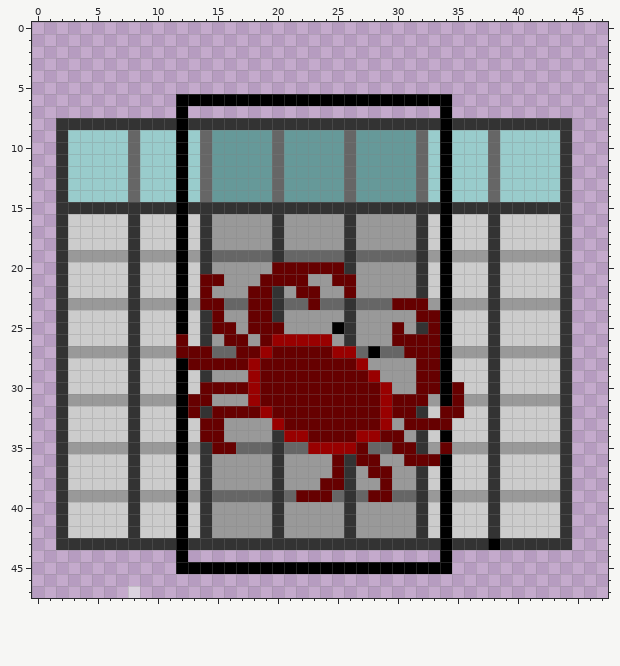
File history of a pixel-art sprite, inst/images/mutate2_w_trans.png. Above: the version before the commit.
The file is 48x48 pixels.
New version:
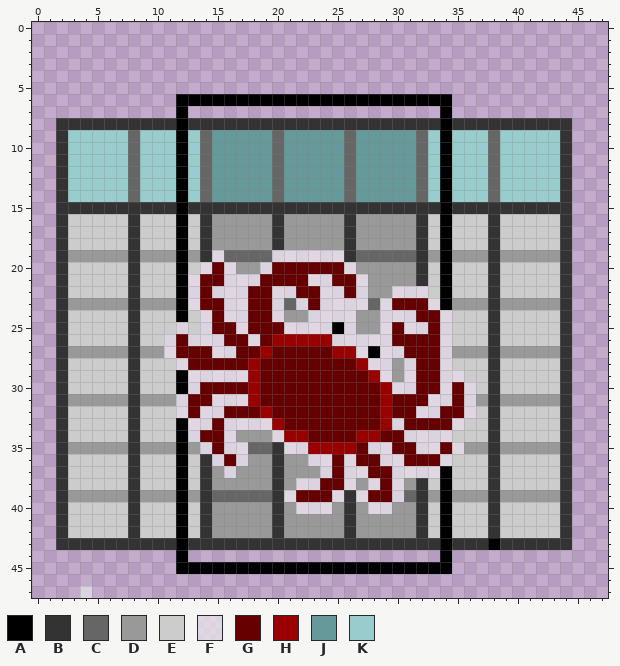
Palette (. is transparent): A #000000  B #333333  C #666666  D #999999  E #cccccc  F #eeeeeeaa  G #660000  H #990000  J #669999  K #99cccc
Difference:
y 19: x 15 C -> F; x 20..25 BCCCCC -> FFFFFF
y 20: x 14..16 BDD -> FGF; x 19 D -> F; x 26 B -> F
y 21: x 13 E -> F; x 16..18 DDD -> FFF; x 23..24 DD -> FF; x 27 D -> F
y 22: x 13 E -> F; x 15..17 DDD -> FFF; x 20..21 BD -> FF; x 24..25 DD -> FF; x 27 D -> F; x 30..32 DDB -> FFF
y 23: x 13 D -> F; x 16..17 CC -> FF; x 20 B -> F; x 22 C -> F; x 24..27 CCBC -> FFFF; x 29 C -> F; x 33 D -> F
y 24: x 14 B -> F; x 16..17 DD -> FF; x 20 B -> F; x 23..26 DDDB -> FFFF; x 29..31 DDD -> FFF; x 34 A -> F
y 25: x 12 A -> F; x 14 B -> F; x 17 D -> F; x 21..24 DDDD -> FFFF; x 26 B -> F; x 29 D -> F; x 31..32 DB -> FF; x 34 A -> F
y 26: x 11 E -> F; x 13..15 EBD -> FFF; x 18 D -> F; x 25..29 DBDDD -> FFFFF; x 34 A -> F
y 27: x 11 D -> F; x 15..16 CC -> FF; x 27 C -> F; x 29..30 CC -> FF; x 34 A -> F
y 28: x 12 A -> F; x 28..29 DD -> FF; x 31 D -> F; x 34 A -> F
y 29: x 13..17 EBDDD -> FFFFF; x 29 D -> F; x 31 D -> F; x 34..35 AE -> FF
y 30: x 13 E -> F; x 30..31 DD -> FF; x 34 A -> F; x 36 E -> F
y 31: x 12 A -> F; x 15..17 DDD -> FFF; x 33..34 DA -> FF; x 36 D -> F
y 32: x 12 A -> F; x 14..15 BG -> FF; x 32..33 BE -> FF; x 36 E -> F
y 33: x 13..14 EG -> FF; x 16..19 DDDD -> FFFF; x 30 D -> F; x 35 E -> F
y 34: x 13 E -> F; x 16 D -> F; x 20 B -> F; x 31..34 DBEA -> FFFF
y 35: x 14 B -> F; x 16..17 GC -> FF; x 21..22 CC -> FF; x 28..29 CC -> FF; x 32..33 BD -> FF; x 35 D -> F
y 36: x 15..17 DDD -> FGF; x 23..24 DD -> FF; x 26 B -> F; x 29..30 DD -> FF; x 34 A -> F
y 37: x 16 D -> F; x 24 D -> F; x 26..27 BD -> FF; x 30..33 DDBE -> FFFF
y 38: x 22..23 DD -> FF; x 26 B -> F; x 28 D -> F; x 30 D -> F
y 39: x 21 C -> F; x 25 C -> F; x 27 C -> F; x 30 C -> F
y 40: x 22..24 DDD -> FFF; x 28..29 DD -> FF
y 47: x 4 . -> F; x 8 F -> .
Pixel boxes of the changes (left, top, right, bottom) in both pictures:
changed: (164, 250, 476, 514)
changed: (80, 586, 140, 598)
